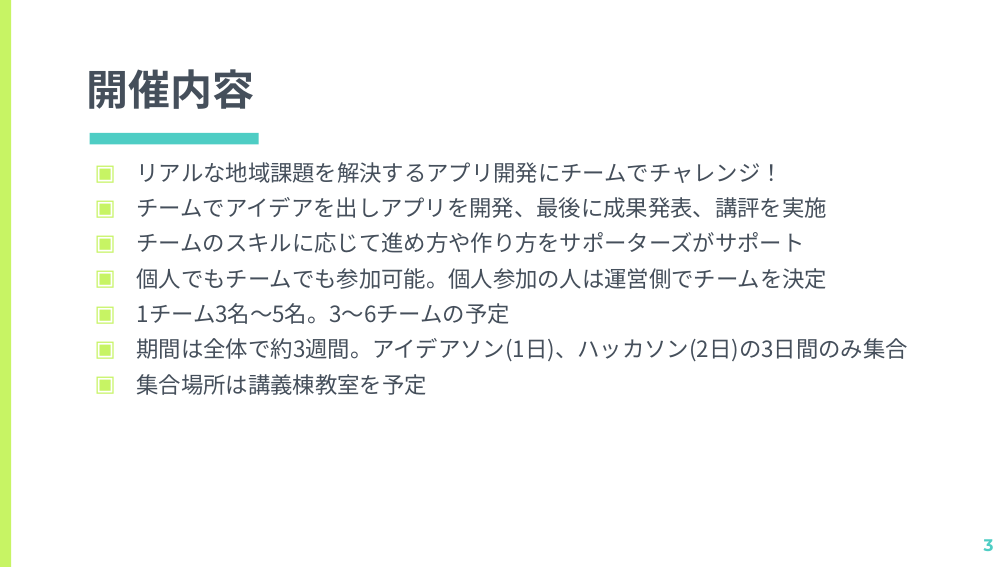
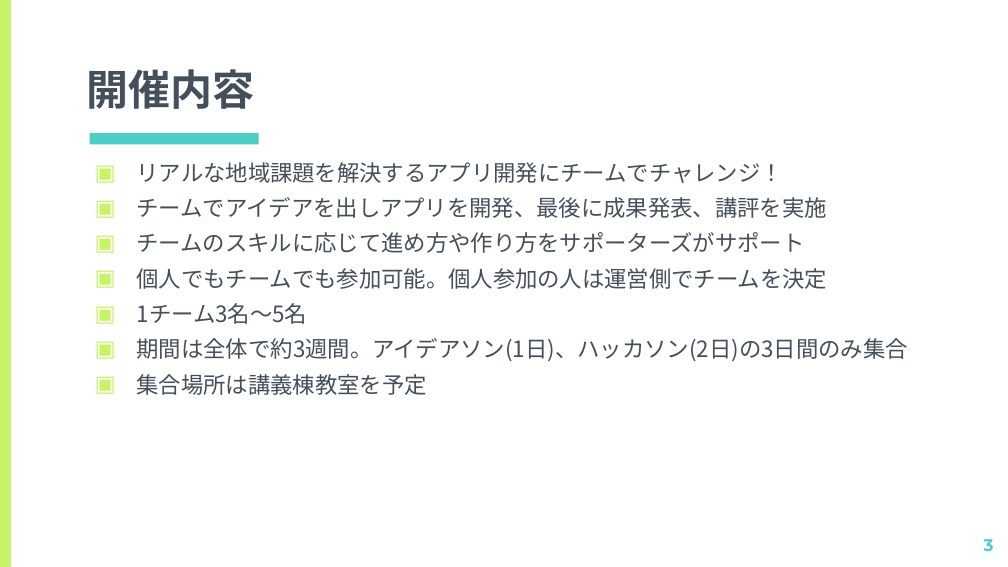
Before and after one commit to kiyohome/wacchi, a slide deck: slide 3 of 2021/ITで地域課題を解決しよう.pptx. Drawn at 1008x567 pixels with LibreOffice and Linux fonts; fonts in the diff are those of the drawing. Boxes give left, top, right and bottom in pixels: in the first picture for what was removed or moved away, otherwise in the second. Text is boxed around its words. In the diff, an @@ line names an element or a change of style, - is before the commit and + after.

```diff
--- a/2021/ITで地域課題を解決しよう.pptx
+++ b/2021/ITで地域課題を解決しよう.pptx
@@ text at box(137, 303, 308, 324): text changed @@
-▣ 1チーム3名～5名。3～6チームの予定
+▣ 1チーム3名～5名
```
Also in this commit, not shown: 3 other slides changed, 2 other files.
